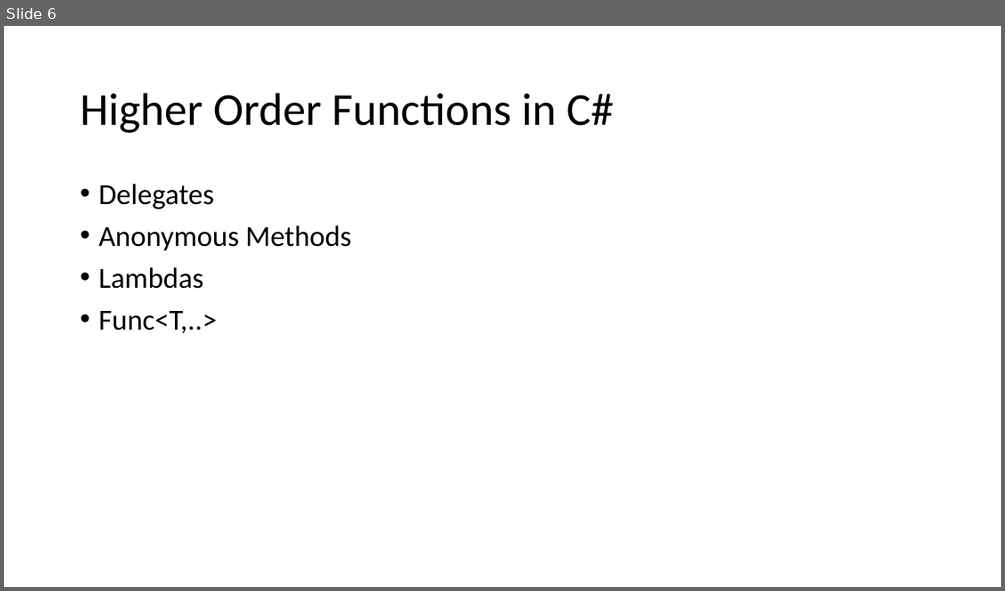
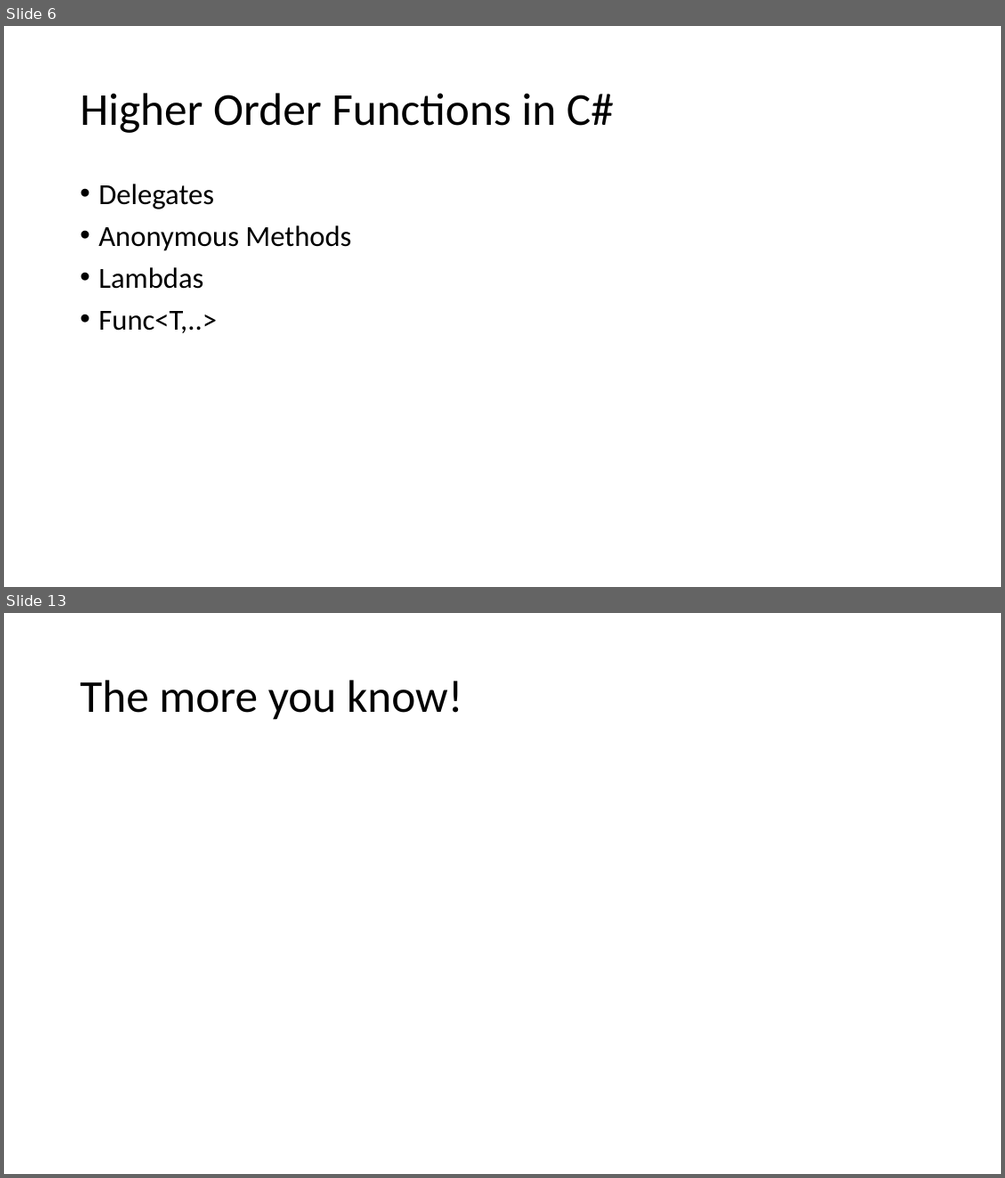
Before and after one commit to armadilloNik/FunctionalCSharpSig, a slide deck: slides/FpViaCSharp.pptx. Shown one above the other, each under a label of ours: slide 6 before the commit, slides 6 and 13 after it; the slides between them are not shown. The pictures are 1005x591 and 1005x1178 pixels, drawn with LibreOffice and Linux fonts; fonts in the diff are those of the drawing. Boxes give left, top, right and bottom in pixels: in the first picture for what was removed or moved away, otherwise in the second. Text is boxed around its words. In the diff, an @@ line names an element or a change of style, - is before the commit and + after.

```diff
--- a/slides/FpViaCSharp.pptx
+++ b/slides/FpViaCSharp.pptx
@@ slide 13 added at (4,613,1001,1174), background #FFFFFF @@
@@ title added at (80,680,462,720), 44 pt, text #000000 @@
+The more you know!
```
Also in this commit, not shown: 1 slide changed, 6 other slides added.
